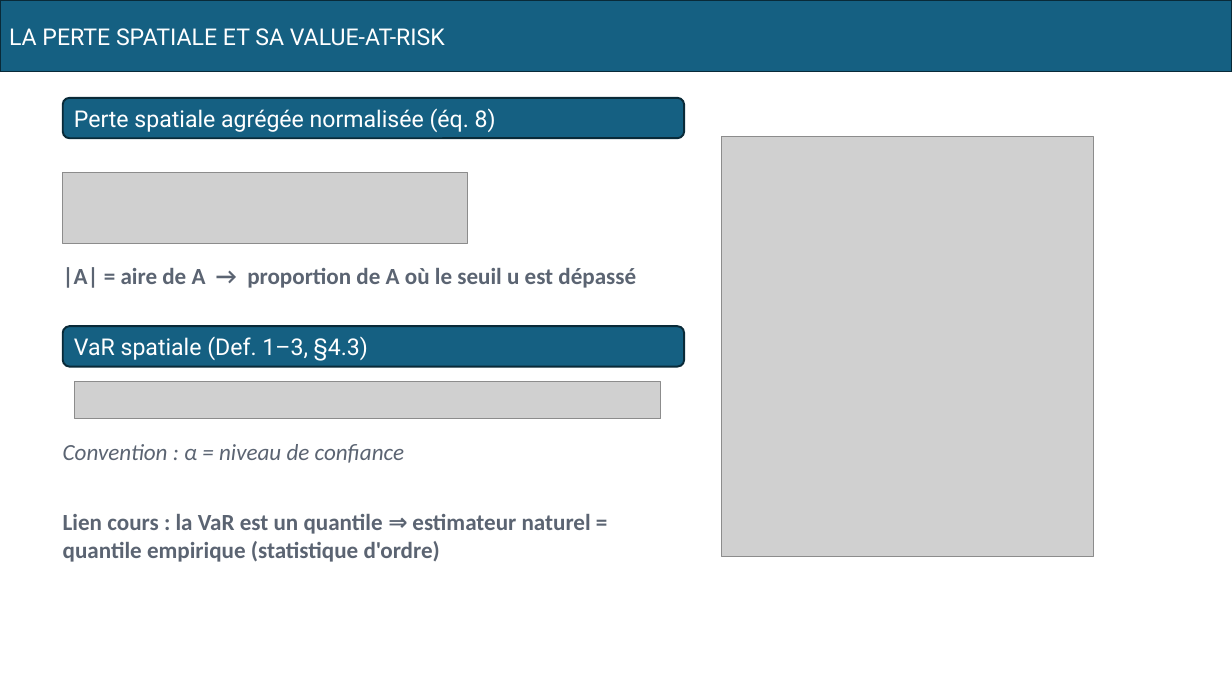
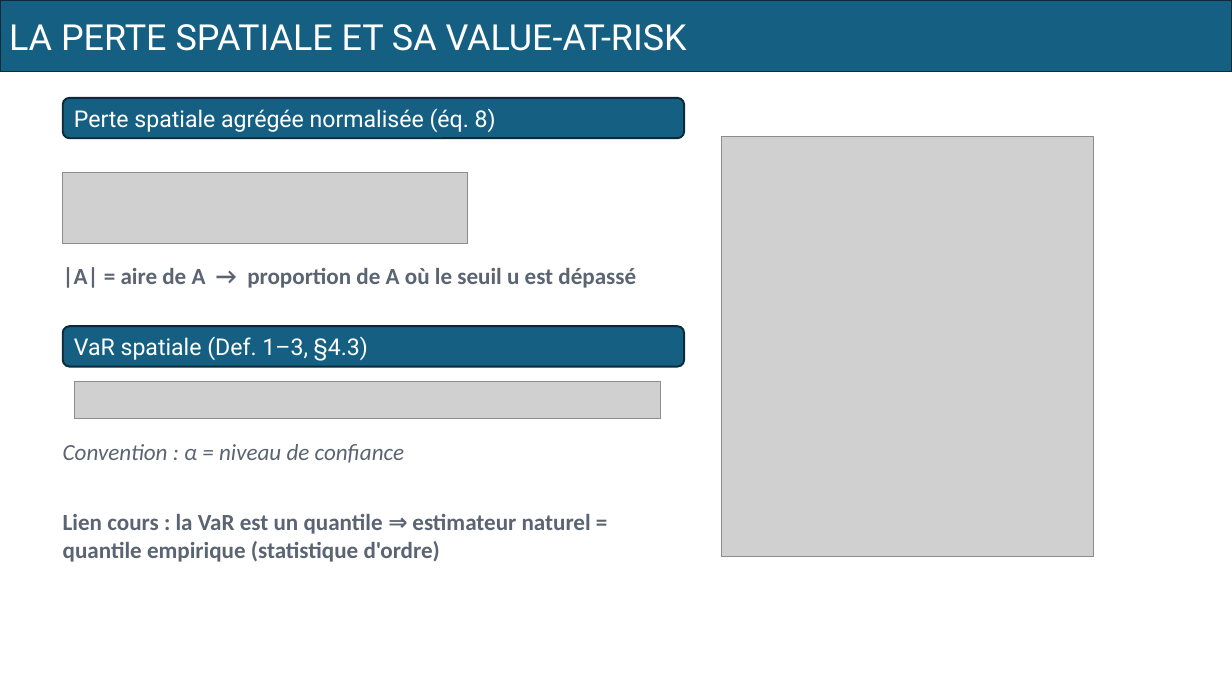
Before and after one commit to MamadouLamine27/projet-tve-max-stable, a slide deck: slide 7 of pptx/presentation (Beye+Sene).pptx. Drawn at 1232x693 pixels with LibreOffice and Linux fonts; fonts in the diff are those of the drawing; grey boxes stand for pictures. Boxes give left, top, right and bottom in pixels: in the first picture for what was removed or moved away, otherwise in the second. Text is boxed around its words. In the diff, an @@ line names an element or a change of style, - is before the commit and + after.

```diff
--- a/pptx/presentation (Beye+Sene).pptx
+++ b/pptx/presentation (Beye+Sene).pptx
@@ rectangle "LA PERTE SPATIALE ET SA ..." at (0, 0, 1232, 71): size 18 to 28 pt @@
```
Also in this commit, not shown: 2 other slides changed.
